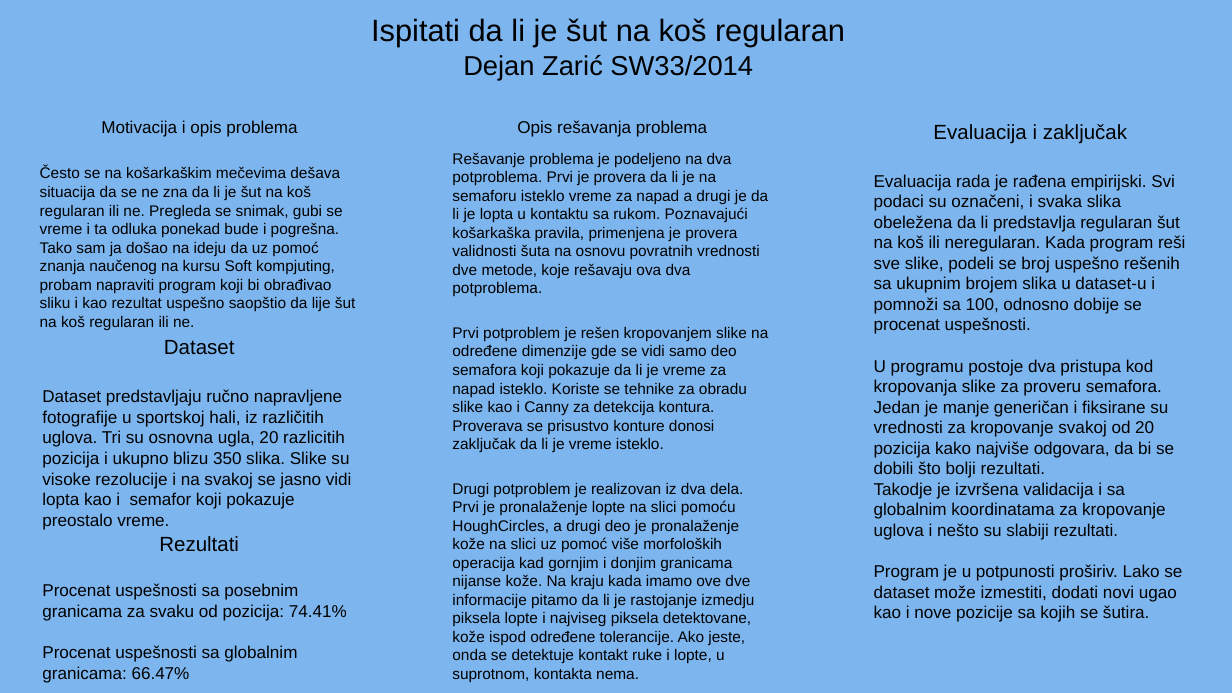
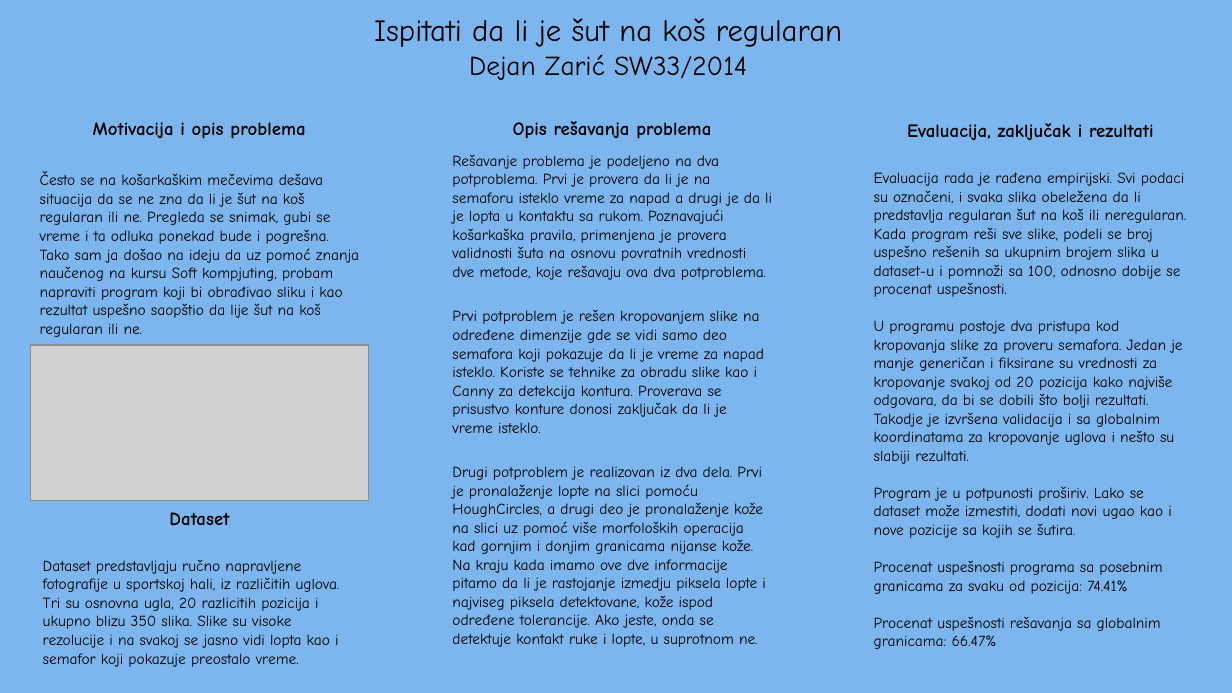
Before and after one commit to dexa0704/Buzzer-beater-or-not, a slide deck: slide 1 of Poster.ppt. Drawn at 1232x693 pixels with LibreOffice and Linux fonts; fonts in the diff are those of the drawing; grey boxes stand for pictures. Boxes give left, top, right and bottom in pixels: in the first picture for what was removed or moved away, otherwise in the second. Text is boxed around its words. In the diff, an @@ line names an element or a change of style, - is before the commit and + after.

```diff
--- a/Poster.ppt
+++ b/Poster.ppt
@@ title "Ispitati da li je šut ..." at [374,18,842,80]: font Arial to Comic Neue @@
@@ subtitle "Motivacija i opis problema" at [40,122,359,337]: size 10 to 11 pt, bold on in "Motivacija i opis problema"; font Arial to Comic Neue @@
@@ text at [452,121,772,433]: size 10 to 11 pt, bold on in "Opis rešavanja problema"; font Arial to Comic Neue in "Opis rešavanja problema", "Rešavanje problema je podeljeno na dva potproblema. ...", "Prvi potproblem je rešen kropovanjem slike na ..." @@
@@ text at [907,123,1154,140]: text changed; size 12 to 11 pt; font Arial to Comic Neue; bold on @@
-Evaluacija i zaključak
+Evaluacija, zaključak i rezultati
@@ text at [874,172,1187,538]: size 10 to 9 pt, font Arial to Comic Neue in "Evaluacija rada je rađena empirijski. Svi podaci ...", "U programu postoje dva pristupa kod kropovanja ...", "Takodje je izvršena validacija i sa globalnim ...", "Program je u potpunosti proširiv. Lako se ..." @@
@@ picture added at [31,345,368,500] @@
@@ text at [452,466,766,647]: text changed; font Arial to Comic Neue @@
-Drugi potproblem je realizovan iz dva dela. Prvi je pronalaženje lopte na slici pomoću HoughCircles, a drugi deo je pronalaženje kože na slici uz pomoć više morfoloških operacija kad gornjim i donjim granicama nijanse kože. Na kraju kada imamo ove dve informacije pitamo da li je rastojanje izmedju piksela lopte i najviseg piksela detektovane, kože ispod određene tolerancije. Ako jeste, onda se detektuje kontakt ruke i lopte, u suprotnom, kontakta nema.
+Drugi potproblem je realizovan iz dva dela. Prvi je pronalaženje lopte na slici pomoću HoughCircles, a drugi deo je pronalaženje kože na slici uz pomoć više morfoloških operacija kad gornjim i donjim granicama nijanse kože. Na kraju kada imamo ove dve informacije pitamo da li je rastojanje izmedju piksela lopte i najviseg piksela detektovane, kože ispod određene tolerancije. Ako jeste, onda se detektuje kontakt ruke i lopte, u suprotnom ne.
@@ text "Dataset": place and size @@
-text "Dataset" at [42,340,352,530]
+text "Dataset" at [43,512,340,667]
@@ text "Dataset" at [43,512,340,667]: size 12 to 11 pt, bold on in "Dataset"; font Arial to Comic Neue, size 10 to 9 pt @@
@@ text removed at [42,536,347,683] @@
-Rezultati
-Procenat uspešnosti sa posebnim granicama za svaku od pozicija: 74.41%
-Procenat uspešnosti sa globalnim granicama: 66.47%
@@ text at [874,560,1162,649]: paragraphs added @@
+Procenat uspešnosti programa sa posebnim granicama za svaku od pozicija: 74.41%
+Procenat uspešnosti rešavanja sa globalnim granicama: 66.47%
```
Also in this commit, not shown: 1 other file.
